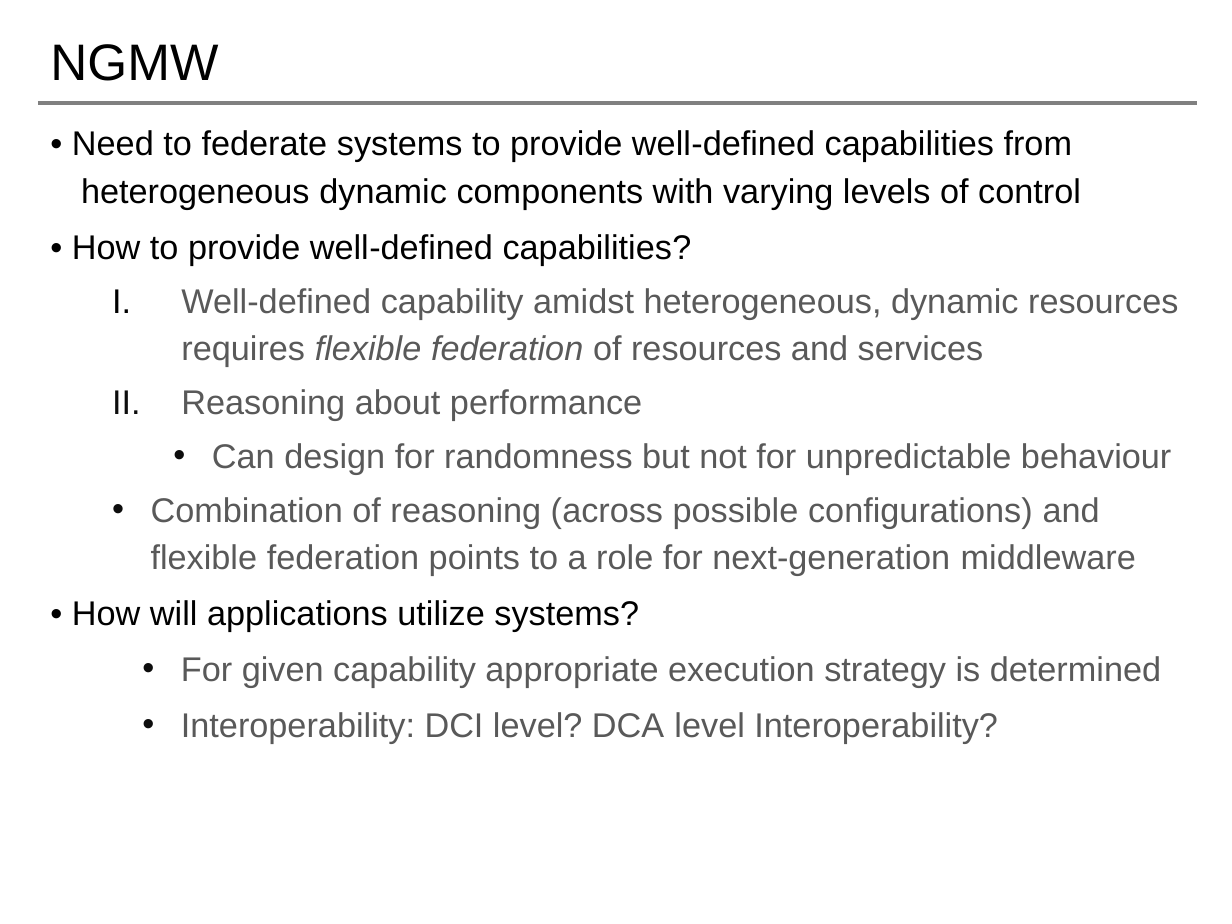
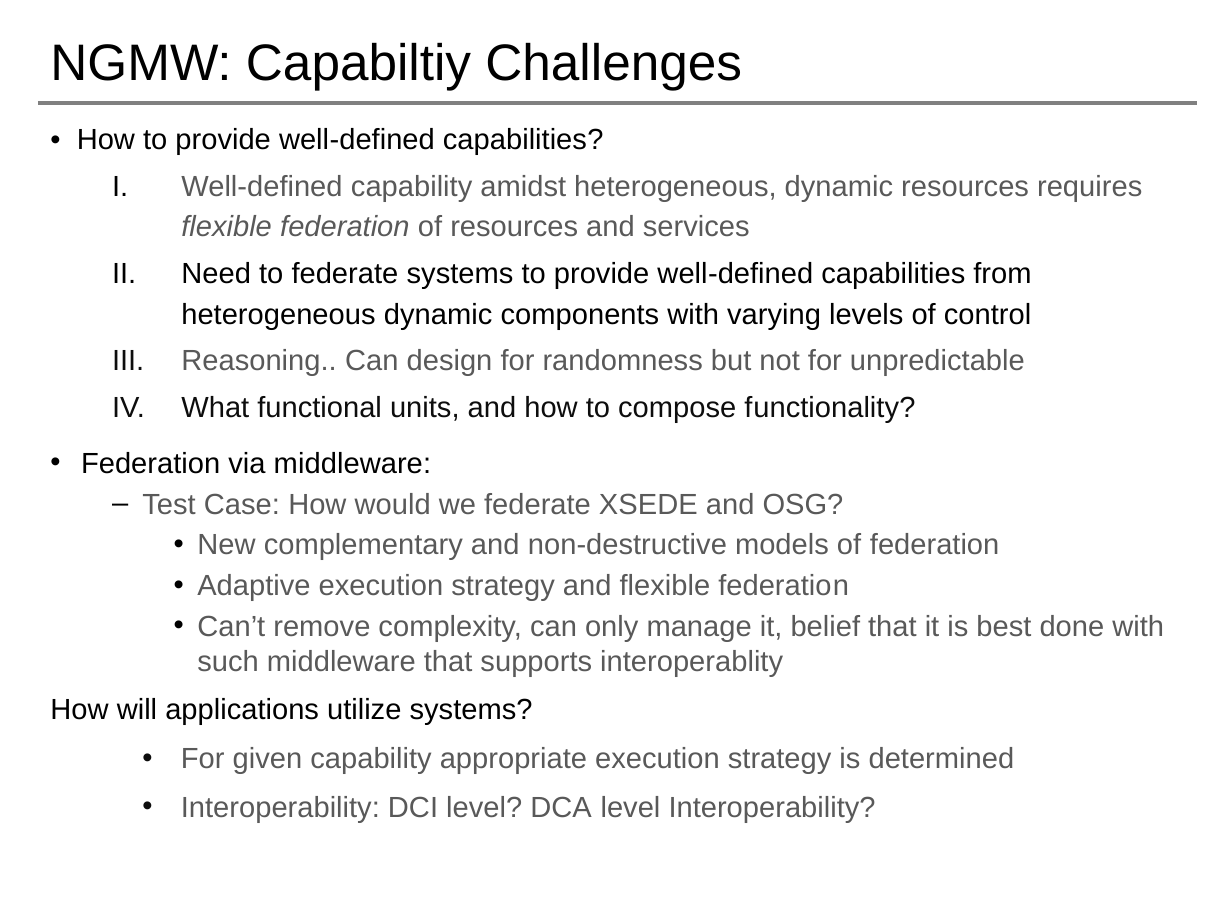
Before and after one commit to saga-project/NGMW, a slide deck: slide 9 of presentations/radical-modsim.pptx (slide 12 before the commit). Drawn at 1232x924 pixels with LibreOffice and Linux fonts; fonts in the diff are those of the drawing; background and template pictures are left out. Boxes give left, top, right and bottom in pixels: in the first picture for what was removed or moved away, otherwise in the second. Text is boxed around its words. In the diff, an @@ line names an element or a change of style, - is before the commit and + after.

```diff
--- a/presentations/radical-modsim.pptx
+++ b/presentations/radical-modsim.pptx
@@ title at [50, 42, 742, 90]: text changed @@
-NGMW
+NGMW: Capabiltiy Challenges
@@ text at [72, 130, 1081, 209]: paragraph removed @@
-• Need to federate systems to provide well-defined capabilities from heterogeneous dynamic components with varying levels of control
@@ text at [77, 128, 1142, 773]: size 20 to 17 pt in "• How to provide well-defined capabilities?", "Well-defined capability amidst heterogeneous, dynamic resour ...", "For given capability appropriate execution strategy is ...", "Interoperability: DCI level? DCA level Interoperability?" @@
@@ text at [50, 262, 1164, 725]: text changed; size 20 to 17 pt @@
-II. Reasoning about performance
-  • Can design for randomness but not for unpredictable behaviour
-• Combination of reasoning (across possible configurations) and flexible federation points to a role for next-generation middleware
-• How will applications utilize systems?
+II. Need to federate systems to provide well-defined capabilities from heterogeneous dynamic components with varying levels of control
+III. Reasoning.. Can design for randomness but not for unpredictable
+IV. What functional units, and how to compose functionality?
+• Federation via middleware:
+  – Test Case: How would we federate XSEDE and OSG?
+    • New complementary and non-destructive models of federation
+    • Adaptive execution strategy and flexible federation
+    • Can’t remove complexity, can only manage it, belief that it is best done with such middleware that supports interoperablity
+How will applications utilize systems?
```
Also in this commit, not shown: 9 other slides changed, 1 slide removed.
